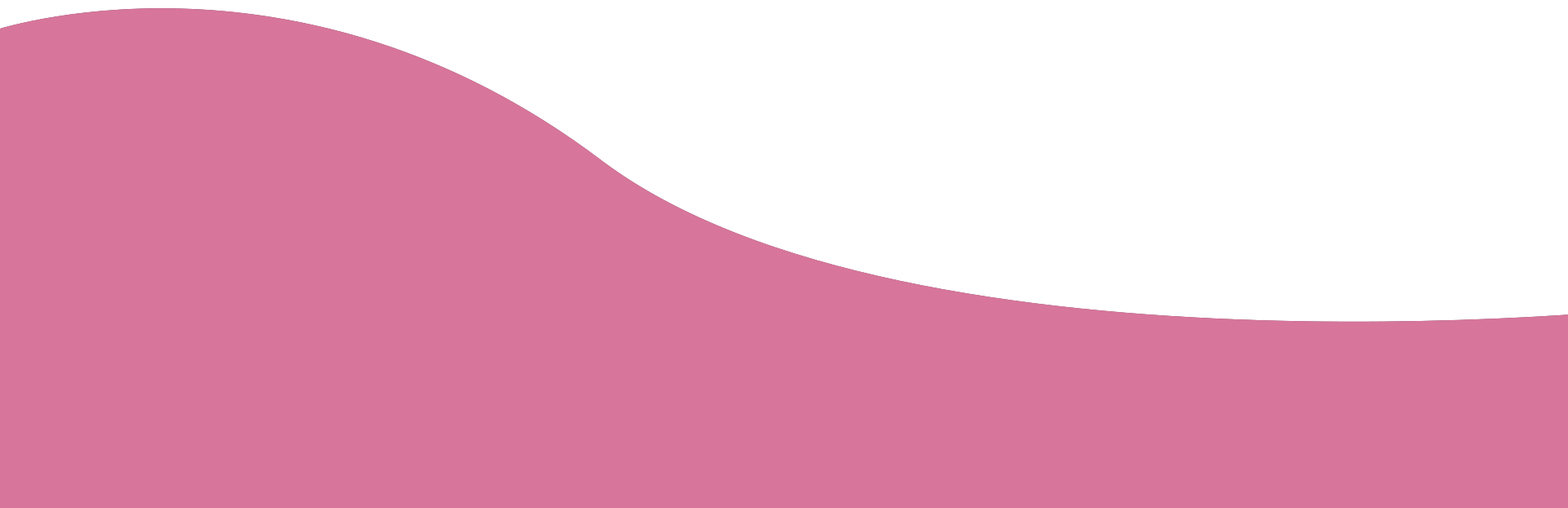
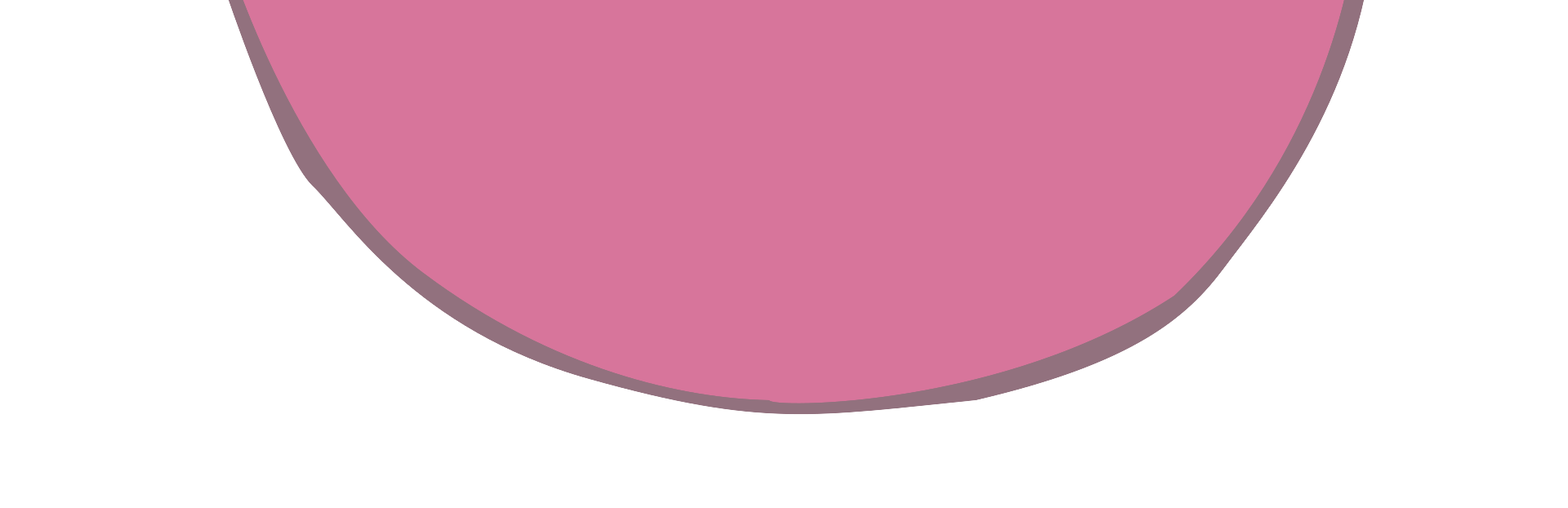
The second 1568×508 image is a revision of the first. Changes to its layers:
added layer "house" above "house #1" over [242, 0, 1345, 404]
added layer "house #1" (68%) above "pink" over [227, 0, 1365, 415]
hid "pink" over [0, 8, 1568, 508]
